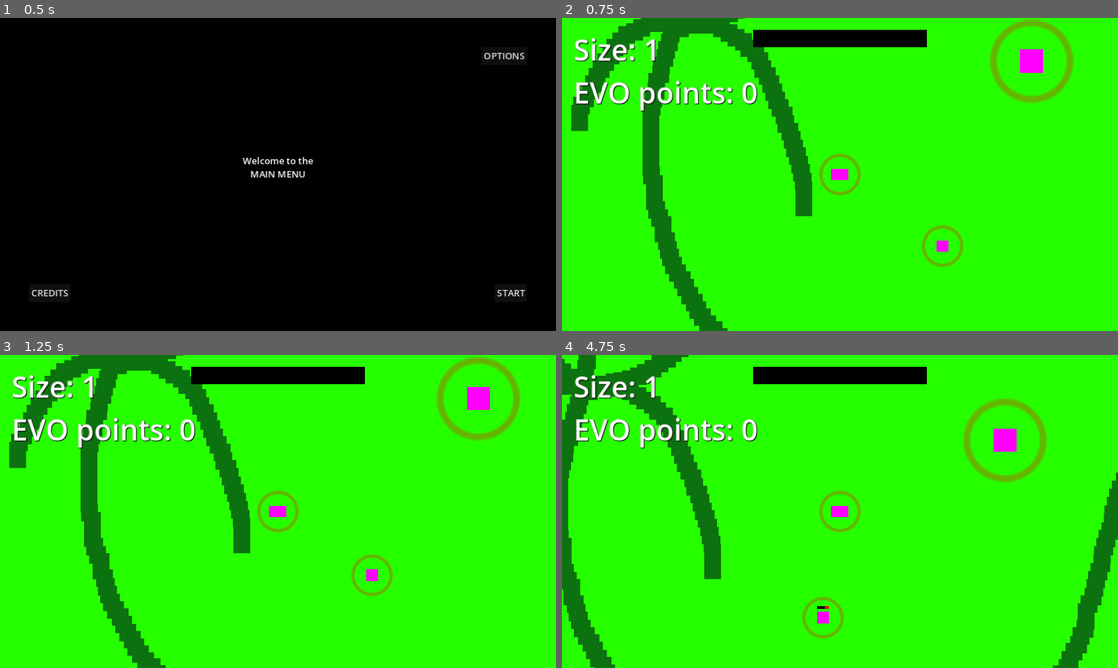
Above: before the commit, frames 1-4 (two rows, left to right).
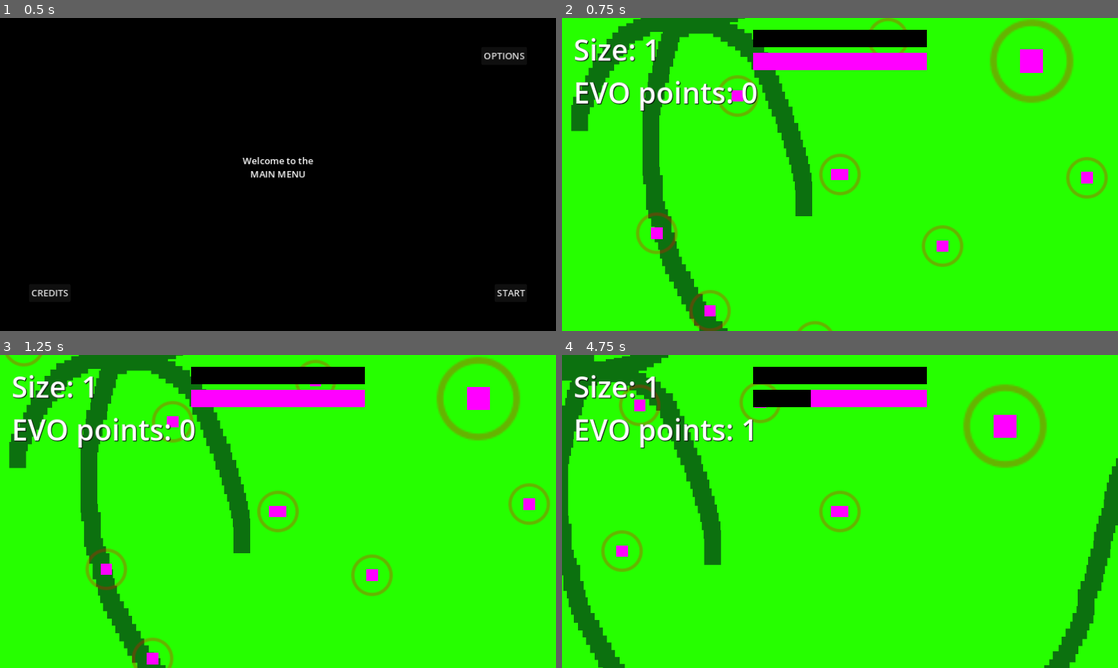
Above: after the commit, the same moments.

Repository: Enneagon/GodotGameJam2024
Game: Godot game, scene res://Scenes/main_menu.tscn
Same seed, same stepped clock (60 frames per second), same inputs: the game is played once before the commit and once after it.
Inputs:
- Up to frame 1 (0.5 s): no input
- Up to frame 2 (0.75 s): click "START" at 0.5 s
- Up to frame 3 (1.25 s): no input
- Up to frame 4 (4.75 s): hold D (move_right) 1.28-2.03 s; hold Down (move_down) 2.03-2.78 s; hold D (move_right) 2.78-3.53 s; hold W (move_up) 3.53-4.28 s; hold A (move_left) from 4.28 s (still down)

Frame 1 is identical in both runs. In frame 2, 3.2% of the frame differs, in the area x 3-99%, y 0-100%; in frame 3, 3.1%; in frame 4, 9.5%, in the area x 0-100%, y 0-100%.

Commit message:
SizeUp basics

Diff:
--- a/Scenes/death_screen.tscn
+++ b/Scenes/death_screen.tscn
@@ -37,6 +37,18 @@
 text = "[center]Welcome to the
 DEATH SCREEN"
 
+[node name="KilledByLabel" type="RichTextLabel" parent="."]
+layout_mode = 1
+anchors_preset = 10
+anchor_right = 1.0
+offset_top = 20.0
+offset_bottom = 113.0
+grow_horizontal = 2
+theme_override_font_sizes/normal_font_size = 29
+bbcode_enabled = true
+text = "[center]Welcome to the
+DEATH SCREEN"
+
 [node name="MenuButton" type="Button" parent="." groups=["MainMenuButton"]]
 layout_mode = 1
 anchors_preset = 3
--- a/Scenes/game.tscn
+++ b/Scenes/game.tscn
@@ -45,6 +45,30 @@
 [node name="Enemy" parent="." instance=ExtResource("4_oissx")]
 position = Vector2(182, 128)
 
+[node name="Enemy3" parent="." instance=ExtResource("4_oissx")]
+position = Vector2(-323, 102)
+
+[node name="Enemy4" parent="." instance=ExtResource("4_oissx")]
+position = Vector2(-227, 229)
+
+[node name="Enemy5" parent="." instance=ExtResource("4_oissx")]
+position = Vector2(-40, 283)
+
+[node name="Enemy6" parent="." instance=ExtResource("4_oissx")]
+position = Vector2(-175, -129)
+
+[node name="Enemy7" parent="." instance=ExtResource("4_oissx")]
+position = Vector2(-445, -312)
+
+[node name="Enemy8" parent="." instance=ExtResource("4_oissx")]
+position = Vector2(86, -471)
+
+[node name="Enemy9" parent="." instance=ExtResource("4_oissx")]
+position = Vector2(89, -237)
+
+[node name="Enemy10" parent="." instance=ExtResource("4_oissx")]
+position = Vector2(424, 12)
+
 [node name="Enemy2" parent="." instance=ExtResource("6_lr2v2")]
 position = Vector2(326, -196)
 
--- a/Scenes/gameplay_interface.tscn
+++ b/Scenes/gameplay_interface.tscn
@@ -9,6 +9,7 @@
 size = Vector2(300, 30)
 
 [node name="GameplayInterface" type="Control"]
+process_mode = 3
 layout_mode = 3
 anchors_preset = 15
 anchor_right = 1.0
@@ -35,6 +36,22 @@
 tint_under = Color(1, 0, 0, 1)
 tint_progress = Color(0, 1, 0, 1)
 
+[node name="HungerBar" type="TextureProgressBar" parent="."]
+layout_mode = 1
+anchors_preset = 5
+anchor_left = 0.5
+anchor_right = 0.5
+offset_left = -150.0
+offset_top = 60.0
+offset_right = 150.0
+offset_bottom = 90.0
+grow_horizontal = 2
+max_value = 5.0
+step = 0.1
+texture_under = SubResource("PlaceholderTexture2D_5f3kb")
+texture_progress = SubResource("PlaceholderTexture2D_qf3v1")
+tint_progress = Color(0, 1, 0, 1)
+
 [node name="VBoxContainer" type="VBoxContainer" parent="."]
 layout_mode = 0
 offset_left = 20.0
@@ -53,3 +70,85 @@
 theme_override_colors/font_shadow_color = Color(0, 0, 0, 1)
 theme_override_font_sizes/font_size = 50
 text = "EVO points: 0"
+
+[node name="SizeUpPopup" type="Control" parent="."]
+visible = false
+layout_mode = 1
+anchors_preset = 15
+anchor_right = 1.0
+anchor_bottom = 1.0
+grow_horizontal = 2
+grow_vertical = 2
+
+[node name="Blocker" type="ColorRect" parent="SizeUpPopup"]
+layout_mode = 1
+anchors_preset = 15
+anchor_right = 1.0
+anchor_bottom = 1.0
+grow_horizontal = 2
+grow_vertical = 2
+color = Color(0.392157, 0.392157, 0.392157, 0.392157)
+
+[node name="Control" type="Control" parent="SizeUpPopup"]
+layout_mode = 1
+anchors_preset = 8
+anchor_left = 0.5
+anchor_top = 0.5
+anchor_right = 0.5
+anchor_bottom = 0.5
+offset_left = -150.0
+offset_top = -75.0
+offset_right = 150.0
+offset_bottom = 75.0
+grow_horizontal = 2
+grow_vertical = 2
+
+[node name="ColorRect" type="ColorRect" parent="SizeUpPopup/Control"]
+layout_mode = 1
+anchors_preset = 15
+anchor_right = 1.0
+anchor_bottom = 1.0
+grow_horizontal = 2
+grow_vertical = 2
+color = Color(0, 0, 0, 1)
+
+[node name="VBoxContainer" type="VBoxContainer" parent="SizeUpPopup/Control"]
+layout_mode = 1
+anchors_preset = 15
+anchor_right = 1.0
+anchor_bottom = 1.0
+grow_horizontal = 2
+grow_vertical = 2
+
+[node name="Label" type="RichTextLabel" parent="SizeUpPopup/Control/VBoxContainer"]
+layout_mode = 2
+size_flags_vertical = 3
+bbcode_enabled = true
+text = "[center]You've reached Size 2!
+Spend some EVO points?"
+
+[node name="HBoxContainer" type="HBoxContainer" parent="SizeUpPopup/Control/VBoxContainer"]
+layout_mode = 2
+size_flags_vertical = 3
+
+[node name="Button" type="Button" parent="SizeUpPopup/Control/VBoxContainer/HBoxContainer"]
+layout_mode = 2
+size_flags_horizontal = 3
+text = "SPEND"
+
+[node name="Button2" type="Button" parent="SizeUpPopup/Control/VBoxContainer/HBoxContainer"]
+layout_mode = 2
+size_flags_horizontal = 3
+text = "SPEND"
+
+[node name="Button3" type="Button" parent="SizeUpPopup/Control/VBoxContainer/HBoxContainer"]
+layout_mode = 2
+size_flags_horizontal = 3
+text = "SPEND"
+
+[node name="ContinueButton" type="Button" parent="SizeUpPopup/Control/VBoxContainer"]
+layout_mode = 2
+size_flags_vertical = 3
+text = "CONTINUE"
+
+[connection signal="pressed" from="SizeUpPopup/Control/VBoxContainer/ContinueButton" to="." method="_on_continue_button_pressed"]
--- a/Scripts/GlobalVars.gd
+++ b/Scripts/GlobalVars.gd
@@ -3,9 +3,30 @@
 #Player Variables
 var playerSize = 1
 var playerSpeed = 150.0
-var playerAccel = 5.0
 var playerStrength = 1.0
 var playerAttackRange = 1.0
+var playerAttackSpeed = 1.0
 var playerHP = 5.0
 var playerHPMax = 5.0
 var evoPoints = 0
+var hungerPoints = 0
+var hungerPointsMax = 5
+var killedBy = "Nothing"
+
+#Continue Variables: These are saved when a player clears a level, and restored when pressing Continue.
+var playerSpeedContinue = 150.0
+var playerStrengthContinue = 1.0
+var playerAttackRangeContinue = 1.0
+var playerAttackSpeedContinue = 1.0
+var playerHPMaxContinue = 5.0
+var evoPointsContinue = 0
+var hungerPointsMaxContinue = 5
+
+#Reset Variables: These are the original variables, which the active variables are reset to at the game start.
+var playerSpeedReset = 150.0
+var playerStrengthReset = 1.0
+var playerAttackRangeReset = 1.0
+var playerAttackSpeedReset = 1.0
+var playerHPMaxReset = 5.0
+var evoPointsReset = 0
+var hungerPointsMaxReset = 3
--- a/Scripts/death_screen.gd
+++ b/Scripts/death_screen.gd
@@ -1,5 +1,7 @@
 extends Control
 
+func _ready():
+	$KilledByLabel.text = "[center]You were killed by...\n%s![/center]" % GlobalVars.killedBy
 
 func _on_menu_button_pressed():
 	get_tree().change_scene_to_file("res://Scenes/main_menu.tscn")
--- a/Scripts/enemy.gd
+++ b/Scripts/enemy.gd
@@ -3,11 +3,14 @@
 #Functions similarly to the player attack script, but with a check for relative size
 var enemiesWithinRange = []
 
+@export var enemyName = "an unnamed dinosaur"
 @export var enemySize = 1
 @export var enemySpeed = 20.0
 @export var enemyStrength = 1.0
 var enemyHP
-@export var enemyHPMax = 3.0
+@export var enemyHPMax = 1.0
+@export var enemyAttackSpeed = 1.0
+@export var enemyRangeMultipler = 1.0
 var randomDir = Vector2.ZERO
 
 func _ready():
@@ -15,9 +18,8 @@
 	$HPBar.max_value = enemyHPMax
 	$HPBar.value = enemyHP
 	$HPBar.hide()
+	$AttackTimer.wait_time = enemyAttackSpeed
 	# if the enemy is smaller than the player, hide the hurtbox from the player
-	# ToDo: Modify the hurtbox code so that it checks when a body enters it whether or not the entering body is
-	# smaller or larger than the hurtbox owner, then do logic accordingly.
 	if enemySize < GlobalVars.playerSize:
 		$Hurtbox.hide()
 	_on_direction_timer_timeout()
@@ -35,18 +37,26 @@
 	velocity = randomDir * enemySpeed
 
 
-func takeDamage(damage):
+func takeDamage(damage, source):
 	enemyHP -= damage
 	$HPBar.value = enemyHP
 	$HPBar.show()
 	if enemyHP <= 0:
-		die()
+		die(source)
 
-func die():
-	var player = get_tree().get_nodes_in_group("Player")
-	# Notify player script that this enemy has been killed
-	player[0].enemy_killed(self)
+func die(source):
+	# Notify killer script that this enemy has been killed
+	source.enemy_killed(self)
 	queue_free()
+
+
+func enemy_killed(enemy):
+	#Heal by nomming monsters!
+	enemyHP += enemy.enemySize
+	if enemyHP > enemyHPMax:
+		enemyHP = enemyHPMax
+	# Enemy has been killed so remove it from enemies within range
+	remove_enemy_from_enemies_within_range(enemy)
 
 
 func _on_hurtbox_body_entered(body):
@@ -59,10 +69,14 @@
 
 
 func _on_hurtbox_body_exited(body):
+	remove_enemy_from_enemies_within_range(body)
+
+
+func remove_enemy_from_enemies_within_range(body):
 	if body.is_in_group("Enemy") || body.is_in_group("Player"):
 		enemiesWithinRange.erase(body)
 
 
 func _on_attack_timer_timeout():
 	if !enemiesWithinRange.is_empty():
-		enemiesWithinRange[0].takeDamage(enemyStrength)
+		enemiesWithinRange[0].takeDamage(enemyStrength, self)
--- a/Scripts/gameplay_interface.gd
+++ b/Scripts/gameplay_interface.gd
@@ -1,7 +1,25 @@
 extends Control
+
+func _ready():
+	var player = get_tree().get_nodes_in_group("Player")
+	player[0].sizeUpPopup.connect(_sizeUpPopup)
 
 func _process(_delta):
 	$HPBar.max_value = GlobalVars.playerHPMax
 	$HPBar.value = GlobalVars.playerHP
+	$HungerBar.max_value = GlobalVars.hungerPointsMax
+	$HungerBar.value = GlobalVars.hungerPoints
 	$VBoxContainer/SizeLabel.text = "Size: " + str(GlobalVars.playerSize)
 	$VBoxContainer/EVOLabel.text = "EVO points: " + str(GlobalVars.evoPoints)
+
+func _sizeUpPopup():
+	get_tree().paused = true
+	$SizeUpPopup/Control/VBoxContainer/Label.text = "[center]You've reached size " + str(GlobalVars.playerSize) + "!\nSpend some EVO points?"
+	if GlobalVars.playerSize == 3:
+		$HungerBar.hide()
+	$SizeUpPopup.show()
+
+
+func _on_continue_button_pressed():
+	$SizeUpPopup.hide()
+	get_tree().paused = false
--- a/Scripts/main_menu.gd
+++ b/Scripts/main_menu.gd
@@ -1,6 +1,7 @@
 extends Control
 
 func _on_start_button_pressed():
+	resetGlobalVariables()
 	get_tree().change_scene_to_file("res://Scenes/game.tscn")
 
 
@@ -26,3 +27,16 @@
 	$Blocker.hide()
 	$OptionsOverlay.hide()
 	get_tree().set_group("MainMenuButtons", "focus_mode", FOCUS_ALL)
+
+
+func resetGlobalVariables():
+	GlobalVars.playerSize = 1
+	GlobalVars.playerSpeed = GlobalVars.playerSpeedReset
+	GlobalVars.playerStrength = GlobalVars.playerStrengthReset
+	GlobalVars.playerAttackRange = GlobalVars.playerAttackRangeReset
+	GlobalVars.playerAttackSpeed = GlobalVars.playerAttackSpeedReset
+	GlobalVars.playerHPMax = GlobalVars.playerHPMaxReset
+	GlobalVars.playerHP = GlobalVars.playerHPMax
+	GlobalVars.evoPoints = 0
+	GlobalVars.hungerPoints = 0
+	GlobalVars.hungerPointsMax = GlobalVars.hungerPointsMaxReset
--- a/Scripts/player.gd
+++ b/Scripts/player.gd
@@ -5,8 +5,10 @@
 # It also keeps track of enemies inside the hurtbox, instead of enemies having to exit and then enter the hurtbox again to be recognized.
 var enemiesWithinRange = []
 
-func _process(_delta):
-	print(enemiesWithinRange)
+signal sizeUpPopup
+
+func _ready():
+	$BiteTimer.wait_time = GlobalVars.playerAttackSpeed
 
 func _physics_process(delta):
 	var direction: Vector2 = Vector2.ZERO
@@ -38,23 +40,39 @@
 
 func _on_bite_timer_timeout():
 	if !enemiesWithinRange.is_empty():
-		enemiesWithinRange[0].takeDamage(GlobalVars.playerStrength)
+		enemiesWithinRange[0].takeDamage(GlobalVars.playerStrength, self)
 		$PlaceholderMunch.play()
 
 func enemy_killed(enemy):
+	#Enemy Size is currently used as a measure of value, but this can be configured for each dino.
 	GlobalVars.evoPoints += enemy.enemySize
+	if GlobalVars.playerSize < 3:
+		GlobalVars.hungerPoints += enemy.enemySize
 	#Heal by nomming monsters!
 	GlobalVars.playerHP += enemy.enemySize
 	if GlobalVars.playerHP > GlobalVars.playerHPMax:
 		GlobalVars.playerHP = GlobalVars.playerHPMax
 	# Enemy has been killed so remove it from enemies within range
 	remove_enemy_from_enemies_within_range(enemy)
+	if GlobalVars.hungerPoints >= GlobalVars.hungerPointsMax:
+		sizeUp()
 
 
-func takeDamage(damage):
+func takeDamage(damage, enemy):
 	GlobalVars.playerHP -= damage
 	if GlobalVars.playerHP <= 0:
-		die()
+		die(enemy)
 
-func die():
+func die(enemy):
+	GlobalVars.killedBy = enemy.enemyName
 	get_tree().change_scene_to_file("res://Scenes/death_screen.tscn")
+
+
+func sizeUp():
+	GlobalVars.playerSize += 1
+	scale += Vector2(1, 1)
+	GlobalVars.playerStrength += 2
+	GlobalVars.hungerPoints = 0
+	#GlobalVars.hungerPointsMax += 5
+	#Spawns a popup in the gameplay interface that pauses the game and lets the player buy upgrades.
+	sizeUpPopup.emit()
--- a/Scripts/test_big_enemy.gd
+++ b/Scripts/test_big_enemy.gd
@@ -1 +1,3 @@
 extends Enemy
+
+#Doesn't do anything yet, but if we want to implement unique behavior for some dinos, we can do that here!
